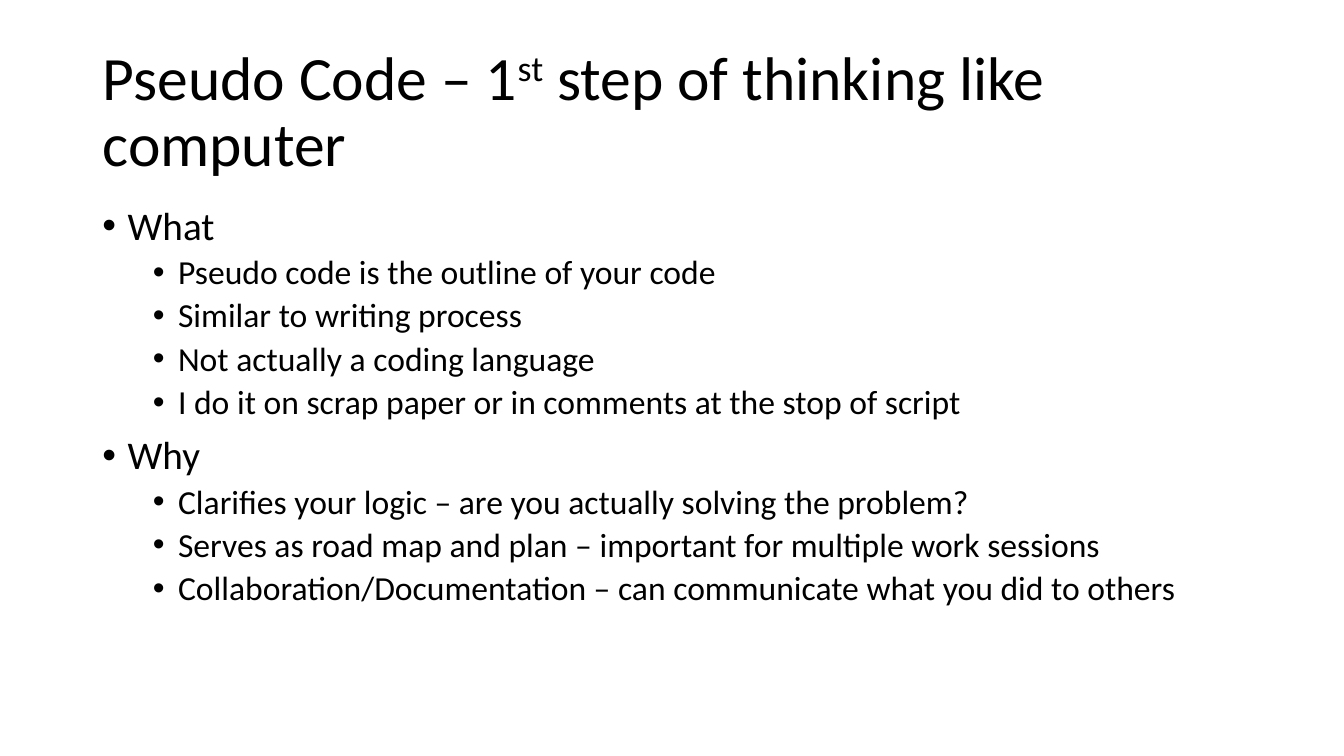
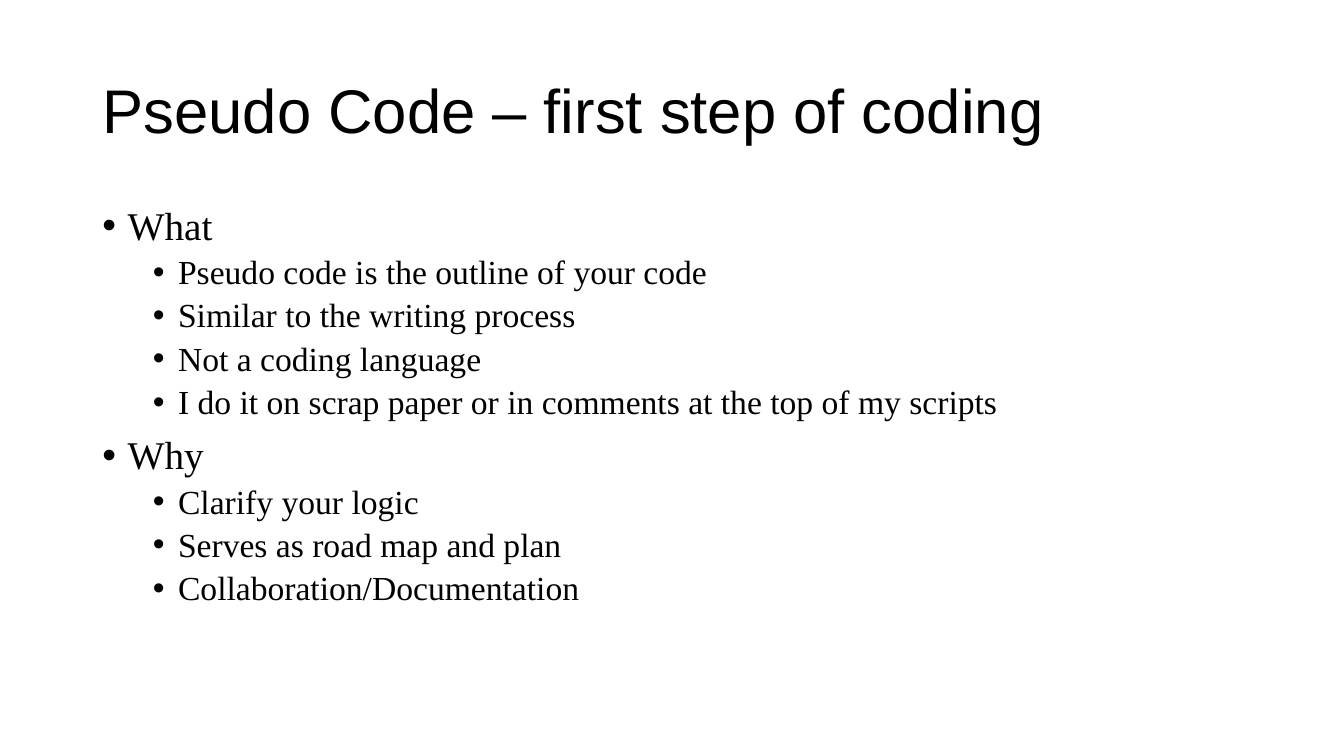
Before and after one commit to a5creel/intro_to_programming, a slide deck: slide 14 of lecture_material/1_think_like_computer.pptx (slide 13 before the commit). Drawn at 1344x756 pixels with LibreOffice and Linux fonts; fonts in the diff are those of the drawing. Boxes give left, top, right and bottom in pixels: in the first picture for what was removed or moved away, otherwise in the second. Text is boxed around its words. In the diff, an @@ line names an element or a change of style, - is before the commit and + after.

```diff
--- a/lecture_material/1_think_like_computer.pptx
+++ b/lecture_material/1_think_like_computer.pptx
@@ title at <box>102,88,1043,145</box>: text changed; font Calibri to Arial @@
-Pseudo Code – 1st step of thinking like computer
+Pseudo Code – first step of coding
@@ text at <box>128,212,706,477</box>: font Calibri to Times New Roman in "What", "Pseudo code is the outline of your ...", "Why" @@
@@ text at <box>178,303,997,420</box>: text changed; font Calibri to Times New Roman @@
-  • Similar to writing process
-  • Not actually a coding language
-  • I do it on scrap paper or in comments at the stop of script
+  • Similar to the writing process
+  • Not a coding language
+  • I do it on scrap paper or in comments at the top of my scripts
@@ text at <box>178,490,579,601</box>: text changed; font Calibri to Times New Roman @@
-  • Clarifies your logic – are you actually solving the problem?
-  • Serves as road map and plan – important for multiple work sessions
-  • Collaboration/Documentation – can communicate what you did to others
+  • Clarify your logic
+  • Serves as road map and plan
+  • Collaboration/Documentation
```
Also in this commit, not shown: 23 other slides changed, 1 slide added, 14 other files.
